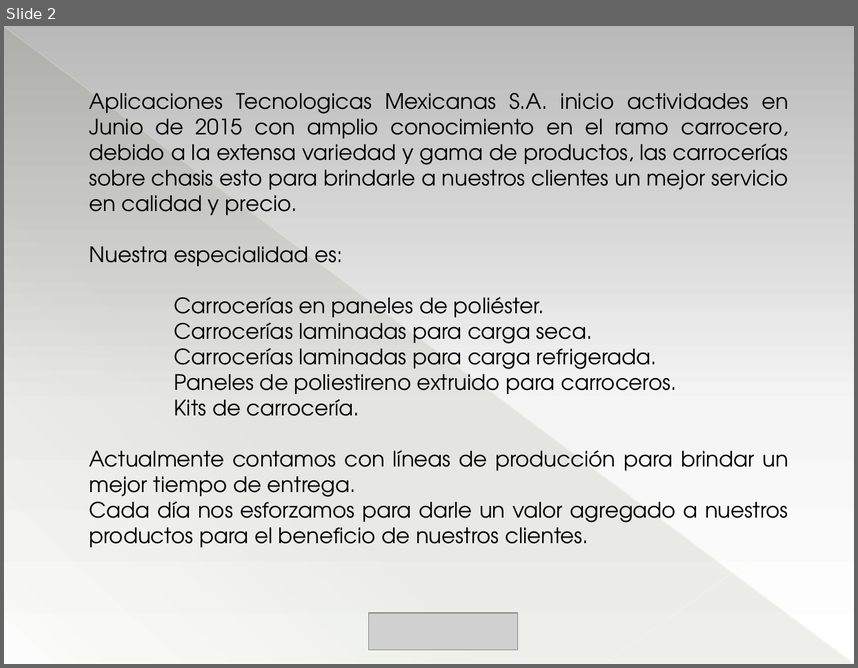
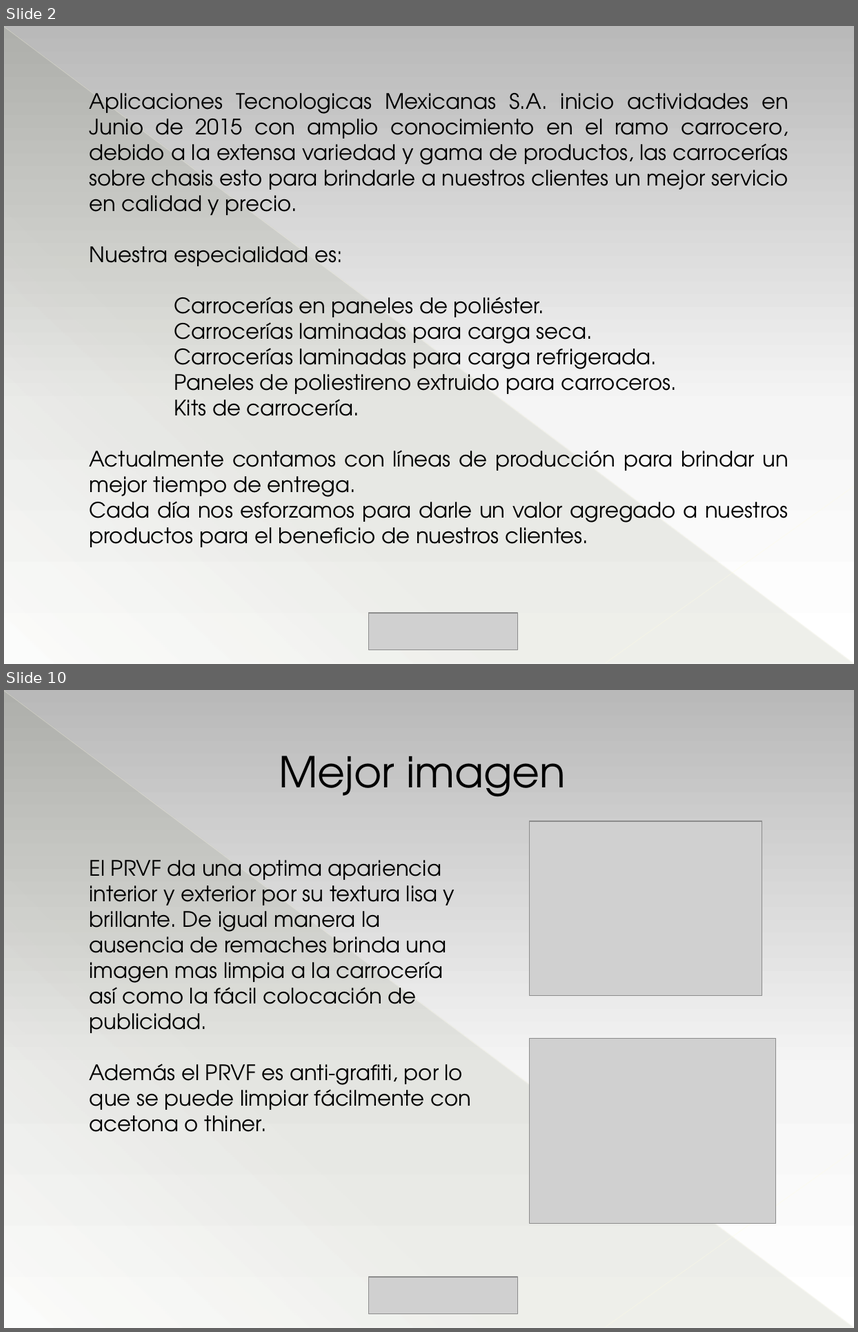
Before and after one commit to aptemex/visuales, a slide deck: Presentacion/PresentacionAptemex.pptm. Shown one above the other, each under a label of ours: slide 2 before the commit, slides 2 and 10 after it; the slides between them are not shown. The pictures are 858x668 and 858x1332 pixels, drawn with LibreOffice and Linux fonts; fonts in the diff are those of the drawing; grey boxes stand for pictures. Boxes give left, top, right and bottom in pixels: in the first picture for what was removed or moved away, otherwise in the second. Text is boxed around its words. In the diff, an @@ line names an element or a change of style, - is before the commit and + after.

```diff
--- a/Presentacion/PresentacionAptemex.pptm
+++ b/Presentacion/PresentacionAptemex.pptm
@@ slide 10 added at bbox=[4, 690, 854, 1328], background gradient #B9B9B9 to #F6F6F6 to #FFFFFF; not listed: 3 template elements that a slide beside it also shows @@
@@ text added at bbox=[279, 756, 566, 796], 36 pt, text #000000 @@
+Mejor imagen
@@ picture added at bbox=[529, 821, 762, 995] @@
@@ text added at bbox=[90, 860, 471, 1132], 18 pt, text #000000 @@
+El PRVF da una optima apariencia interior y exterior por su textura lisa y brillante. De igual manera la ausencia de remaches brinda una imagen mas limpia a la carrocería así como la fácil colocación de publicidad.
+Además el PRVF es anti-grafiti, por lo que se puede limpiar fácilmente con acetona o thiner.
@@ picture added at bbox=[529, 1038, 776, 1223] @@
@@ picture added at bbox=[369, 1276, 517, 1313] @@
```
Also in this commit, not shown: 1 slide changed, 16 other slides added, 6 slides removed, 2 other files.
